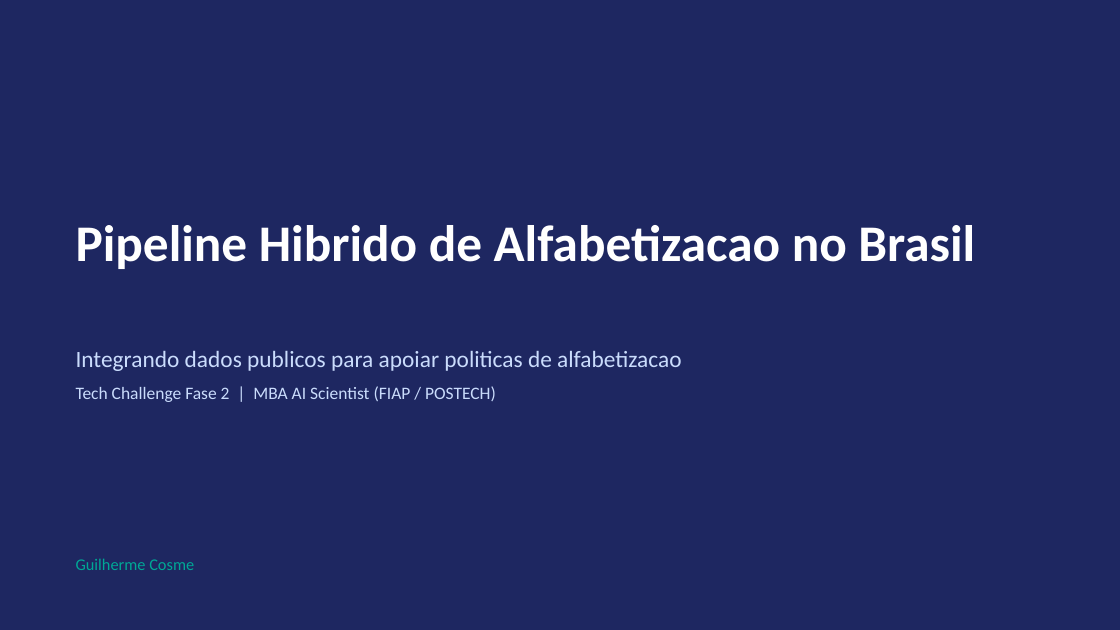
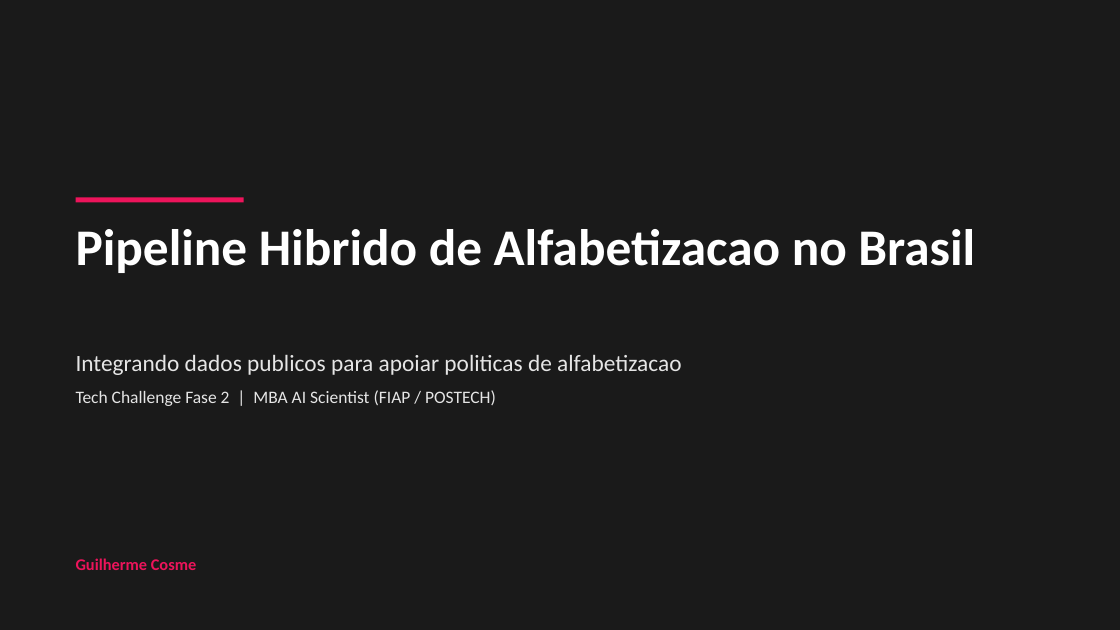
Before and after one commit to guillecosme/fiap-ai-scientist-tech-challenge-fase-02, a slide deck: slide 1 of reports/slides/pipeline_alfabetizacao_fase2.pptx. Drawn at 1120x630 pixels with LibreOffice and Linux fonts; fonts in the diff are those of the drawing. Boxes give left, top, right and bottom in pixels: in the first picture for what was removed or moved away, otherwise in the second. Text is boxed around its words. In the diff, an @@ line names an element or a change of style, - is before the commit and + after.

Commit message:
slides com identidade fiap e o recorte do diagrama no slide de arquitetura

```diff
--- a/reports/slides/pipeline_alfabetizacao_fase2.pptx
+++ b/reports/slides/pipeline_alfabetizacao_fase2.pptx
@@ rectangle at (0, 0, 1120, 630): fill #1E2761 to #1A1A1A @@
@@ rectangle added at (76, 197, 244, 202), fill #ED145B @@
@@ text "Pipeline Hibrido de Alfabetizacao no ...": place and size @@
-text "Pipeline Hibrido de Alfabetizacao no ..." at (76, 225, 975, 269)
+text "Pipeline Hibrido de Alfabetizacao no ..." at (76, 229, 975, 273)
@@ text "Integrando dados publicos para apoiar ..." at (76, 354, 681, 406): text colour #CADCFC to #E5E5E5 @@
@@ text "Guilherme Cosme" at (76, 558, 196, 570): text colour #00A896 to #ED145B, bold on @@
```
Also in this commit, not shown: 9 other slides changed, 1 slide added, 1 slide removed.
